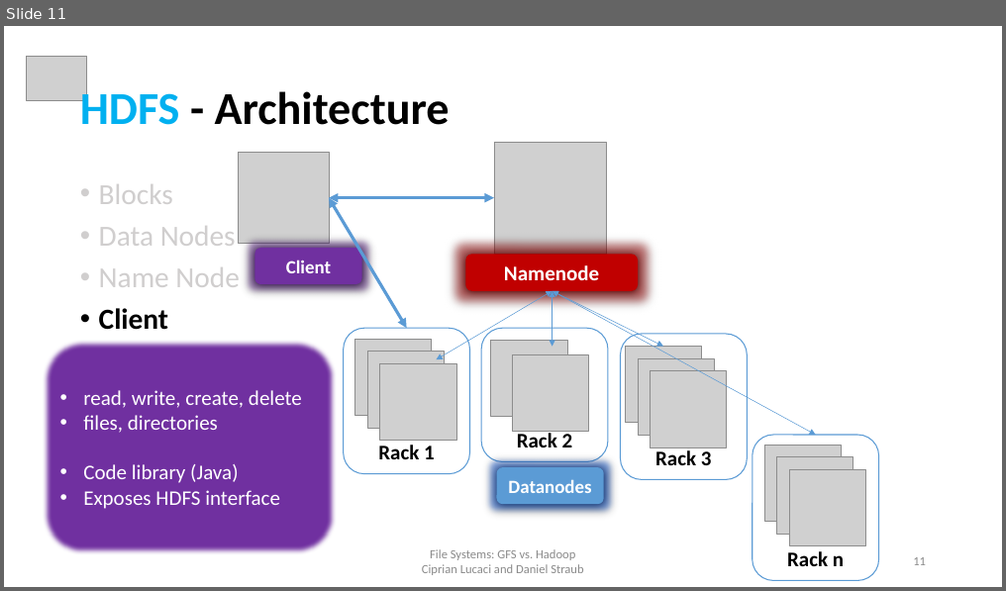
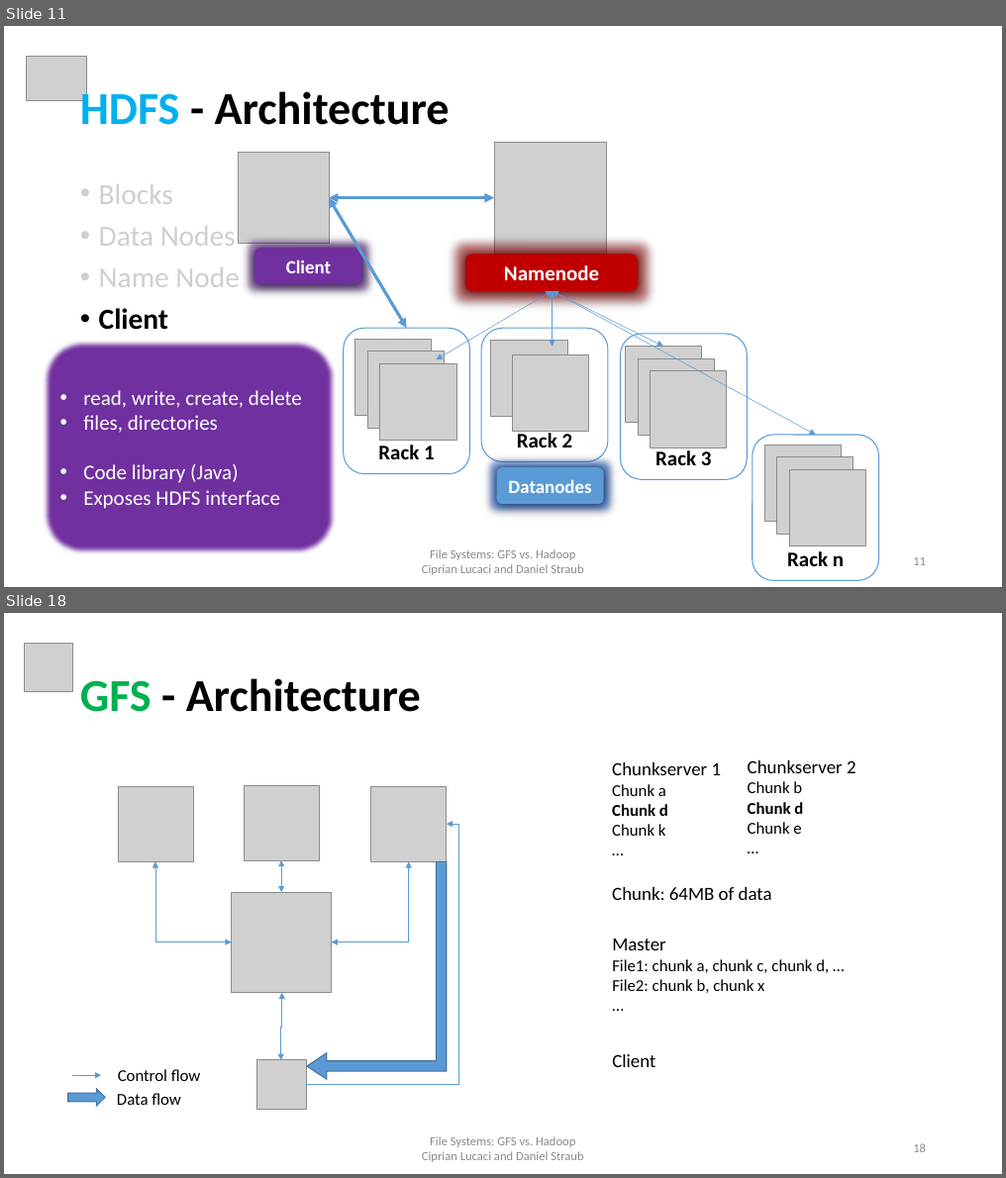
Before and after one commit to cipri7329/ss15-seminar, a slide deck: Presentation/DistributedFileSystems_Cipri.pptx. Shown one above the other, each under a label of ours: slide 11 before the commit, slides 11 and 18 after it; the slides between them are not shown. The pictures are 1006x591 and 1006x1178 pixels, drawn with LibreOffice and Linux fonts; fonts in the diff are those of the drawing; grey boxes stand for pictures; background and template pictures are left out. Boxes give left, top, right and bottom in pixels: in the first picture for what was removed or moved away, otherwise in the second. Text is boxed around its words. In the diff, an @@ line names an element or a change of style, - is before the commit and + after.

```diff
--- a/Presentation/DistributedFileSystems_Cipri.pptx
+++ b/Presentation/DistributedFileSystems_Cipri.pptx
@@ slide 18 added at (x1=4, y1=613, x2=1002, y2=1174), background #FFFFFF @@
@@ picture added at (x1=24, y1=643, x2=72, y2=691) @@
@@ title added at (x1=80, y1=678, x2=421, y2=712), 44 pt, text #000000, bold @@
+GFS - Architecture
@@ text added at (x1=747, y1=761, x2=856, y2=834), 16 pt, text #000000 @@
+Chunkserver 2
+Chunk b
+Chunk d
+Chunk e
+…
@@ picture added at (x1=118, y1=786, x2=193, y2=862) @@
@@ picture added at (x1=244, y1=785, x2=319, y2=861) @@
@@ picture added at (x1=371, y1=786, x2=447, y2=862) @@
@@ text added at (x1=612, y1=762, x2=772, y2=900), 18 pt, text #000000 @@
+Chunkserver 1
+Chunk a
+Chunk d
+Chunk k
+…
+Chunk: 64MB of data
@@ elbow arrow added from (307, 1084) to (447, 824), #5B9BD5 0.5 pt @@
@@ elbow double arrow added from (232, 943) to (155, 861), #5B9BD5 0.5 pt @@
@@ elbow double arrow added from (282, 892) to (282, 861), #5B9BD5 0.5 pt @@
@@ bent up arrow added at (x1=307, y1=861, x2=447, y2=1079), fill #5B9BD5, outline #43739E 1 pt @@
@@ elbow double arrow added from (331, 943) to (409, 861), #5B9BD5 0.5 pt @@
@@ picture added at (x1=232, y1=892, x2=332, y2=992) @@
@@ text added at (x1=612, y1=939, x2=829, y2=993), 16 pt, text #000000 @@
+Master
+File1: chunk a, chunk c, chunk d, …
+File2: chunk b, chunk x
+…
@@ elbow double arrow added from (282, 993) to (281, 1060), #5B9BD5 0.5 pt @@
@@ text added at (x1=612, y1=1055, x2=655, y2=1067), 18 pt, text #000000 @@
+Client
@@ arrow added from (73, 1075) to (101, 1075), #5B9BD5 0.5 pt @@
@@ text added at (x1=118, y1=1069, x2=201, y2=1081), 16 pt, text #000000 @@
+Control flow
@@ picture added at (x1=256, y1=1059, x2=307, y2=1110) @@
@@ right arrow added at (x1=68, y1=1089, x2=105, y2=1106), fill #5B9BD5, outline #43739E 1 pt @@
@@ text added at (x1=117, y1=1093, x2=181, y2=1105), 16 pt, text #000000 @@
+Data flow
@@ text added at (x1=422, y1=1137, x2=583, y2=1162), 12 pt, text #8C8C8C @@
+File Systems: GFS vs. Hadoop
+Ciprian Lucaci and Daniel Straub
@@ page number added at (x1=913, y1=1144, x2=926, y2=1153), 12 pt, text #8C8C8C @@
+18
```
Also in this commit, not shown: 6 slides changed, 14 other slides added, 3 other files.
